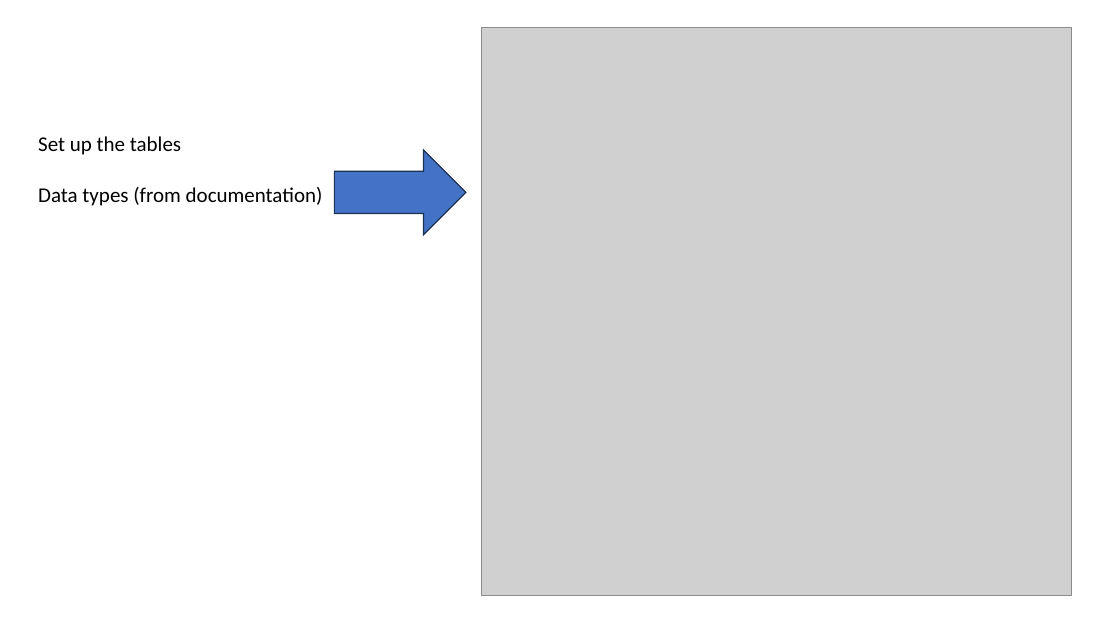
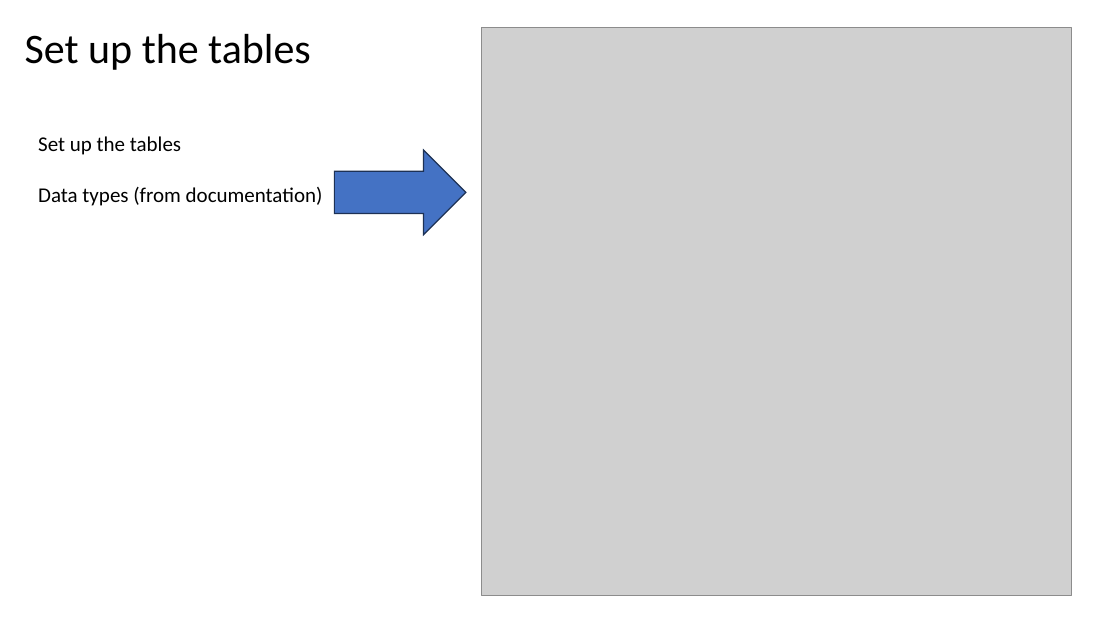
Before and after one commit to engineergrowth/Helpful-Stuff, a slide deck: slide 4 of PRISMA.pptx (slide 3 before the commit). Drawn at 1120x630 pixels with LibreOffice and Linux fonts; fonts in the diff are those of the drawing; grey boxes stand for pictures. Boxes give left, top, right and bottom in pixels: in the first picture for what was removed or moved away, otherwise in the second. Text is boxed around its words. In the diff, an @@ line names an element or a change of style, - is before the commit and + after.

```diff
--- a/PRISMA.pptx
+++ b/PRISMA.pptx
@@ text added at bbox=[25, 34, 311, 70], 36 pt, text #000000 @@
+Set up the tables
```
Also in this commit, not shown: 11 other slides changed, 2 slides added.
